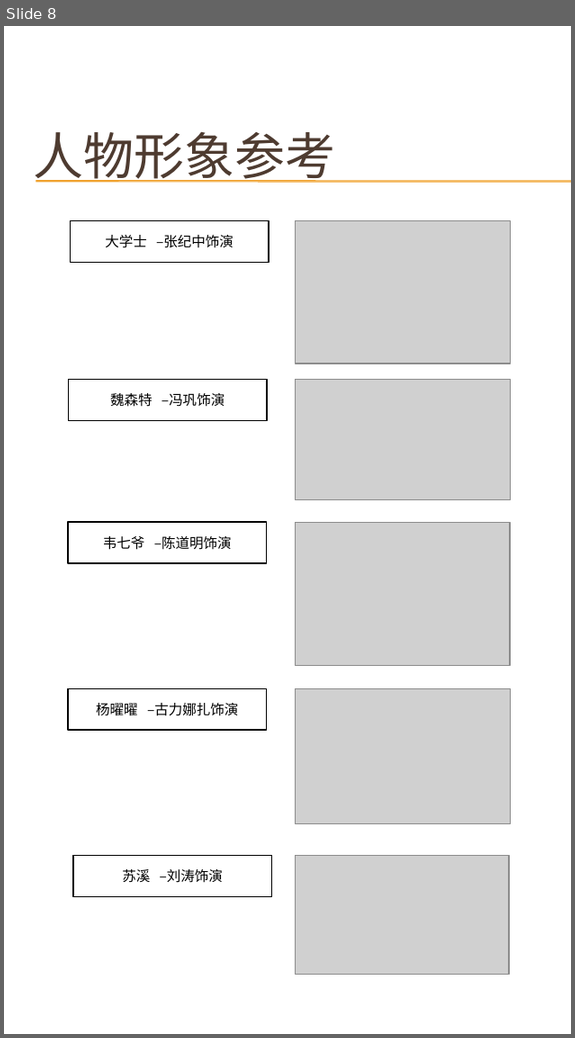
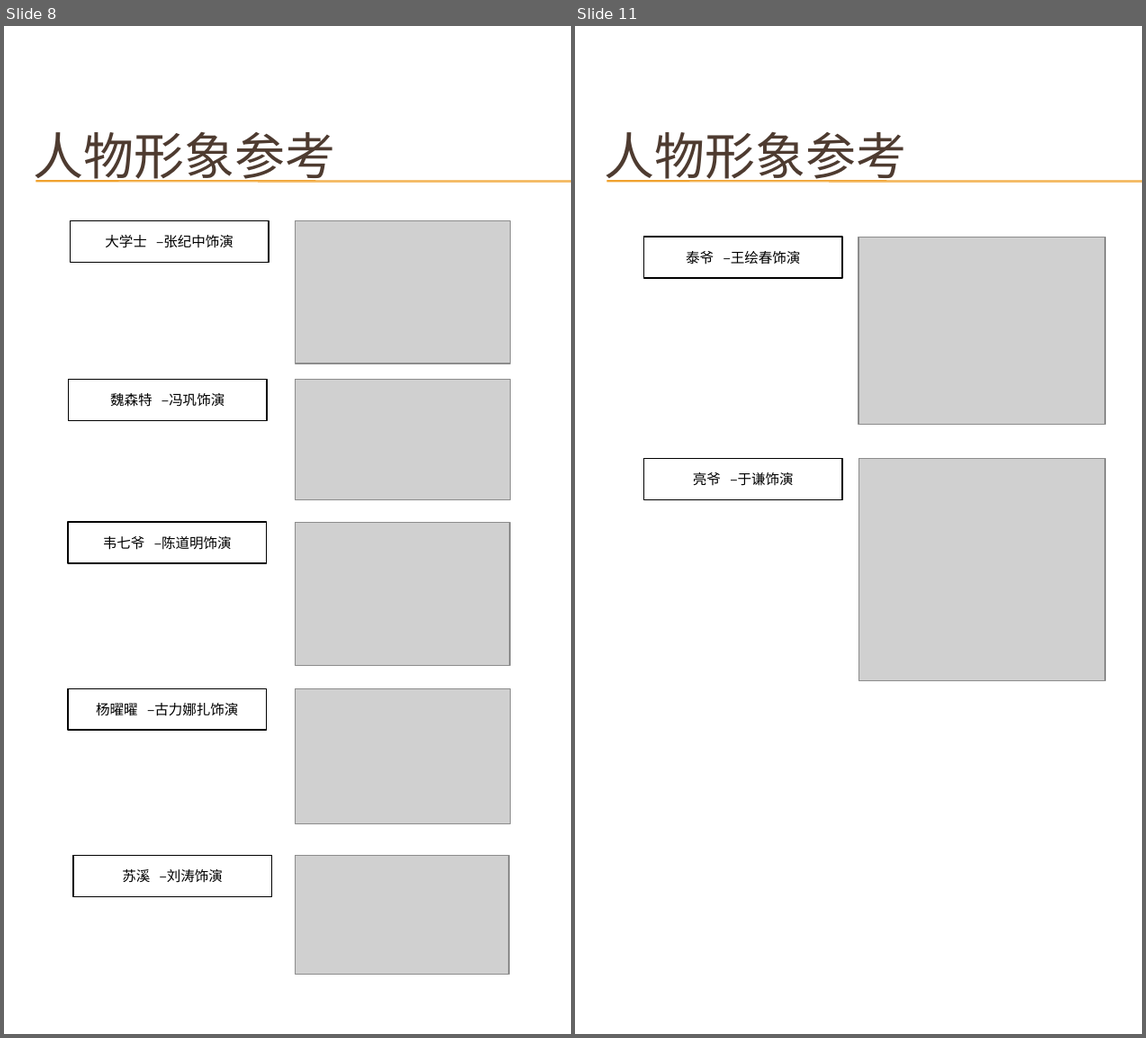
Before and after one commit to VincentWei/Legend-of-Coding, a slide deck: pr-diagram-2.pptx. Shown side by side, each under a label of ours: slide 8 before the commit, slides 8 and 11 after it; the slides between them are not shown. The pictures are 575x1038 and 1146x1038 pixels, drawn with LibreOffice and Linux fonts; fonts in the diff are those of the drawing; grey boxes stand for pictures; background and template pictures are left out. Boxes give left, top, right and bottom in pixels: in the first picture for what was removed or moved away, otherwise in the second. Text is boxed around its words. In the diff, an @@ line names an element or a change of style, - is before the commit and + after.

```diff
--- a/pr-diagram-2.pptx
+++ b/pr-diagram-2.pptx
@@ slide 11 added at [575, 26, 1142, 1034], background picture (left out); not listed: 2 template elements that a slide beside it also shows @@
@@ title added at [604, 132, 906, 183], 36 pt, text #4E3B30 @@
+人物形象参考
@@ rectangle added at [643, 237, 842, 278], fill #FFFFFF, outline #000000 1 pt, 10 pt, text #000000 @@
+泰爷 –王绘春饰演
@@ picture added at [859, 237, 1106, 425] @@
@@ rectangle added at [643, 459, 842, 500], fill #FFFFFF, outline #000000 1 pt, 10 pt, text #000000 @@
+亮爷 –于谦饰演
@@ picture added at [859, 459, 1106, 681] @@
```
Also in this commit, not shown: 2 slides changed, 1 other file.
